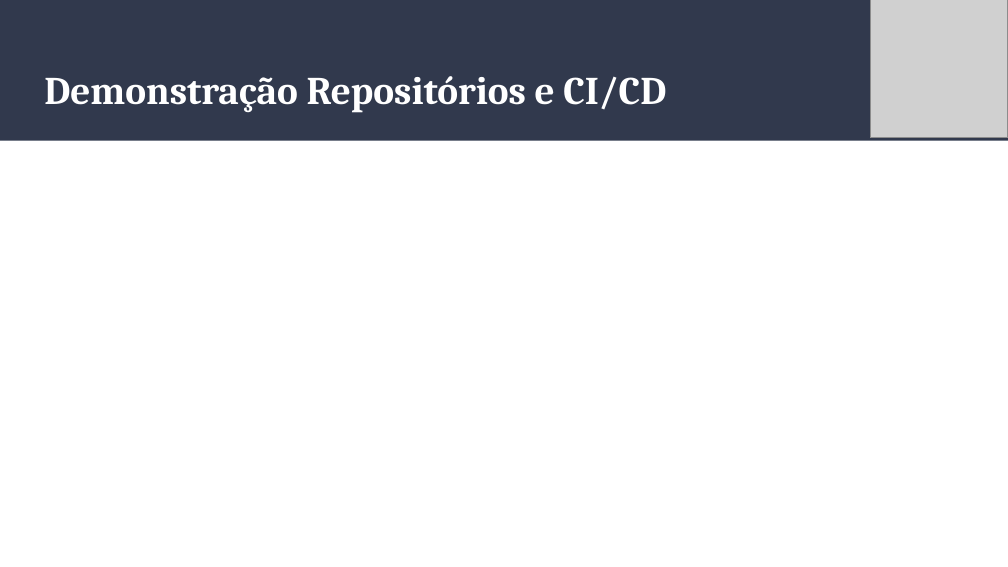
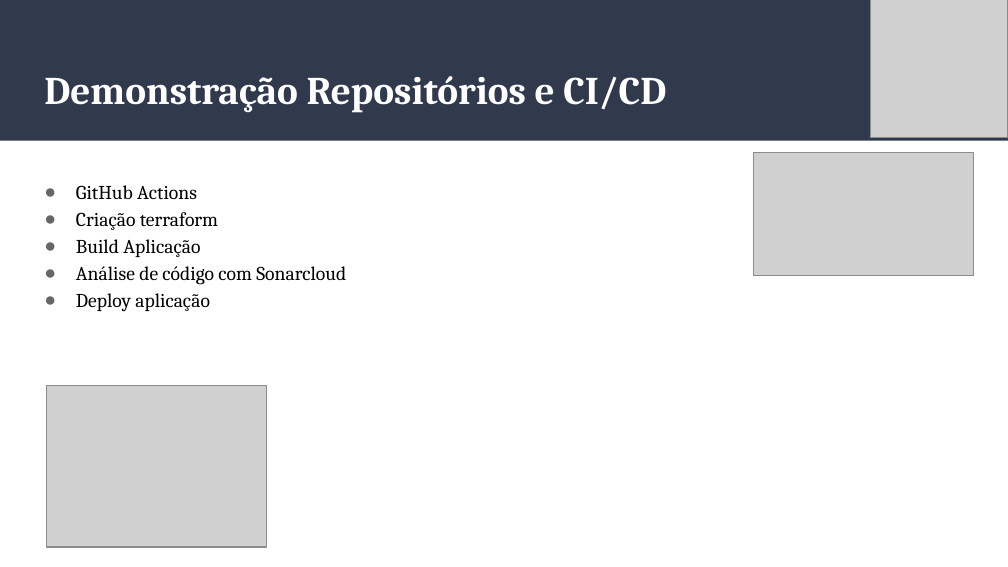
Before and after one commit to g12-4soat/techlanches-api, a slide deck: slide 9 of docs/Tech Lanches - Fase 3.pptx (slide 4 before the commit). Drawn at 1008x567 pixels with LibreOffice and Linux fonts; fonts in the diff are those of the drawing; grey boxes stand for pictures. Boxes give left, top, right and bottom in pixels: in the first picture for what was removed or moved away, otherwise in the second. Text is boxed around its words. In the diff, an @@ line names an element or a change of style, - is before the commit and + after.

```diff
--- a/docs/Tech Lanches - Fase 3.pptx
+++ b/docs/Tech Lanches - Fase 3.pptx
@@ picture added at (754,152,974,276) @@
@@ text added at (76,185,346,312), 14 pt, text #000000 @@
+● GitHub Actions
+● Criação terraform
+● Build Aplicação
+● Análise de código com Sonarcloud
+● Deploy aplicação
@@ picture added at (46,385,266,546) @@
```
Also in this commit, not shown: 1 other slide changed, 4 slides added.
